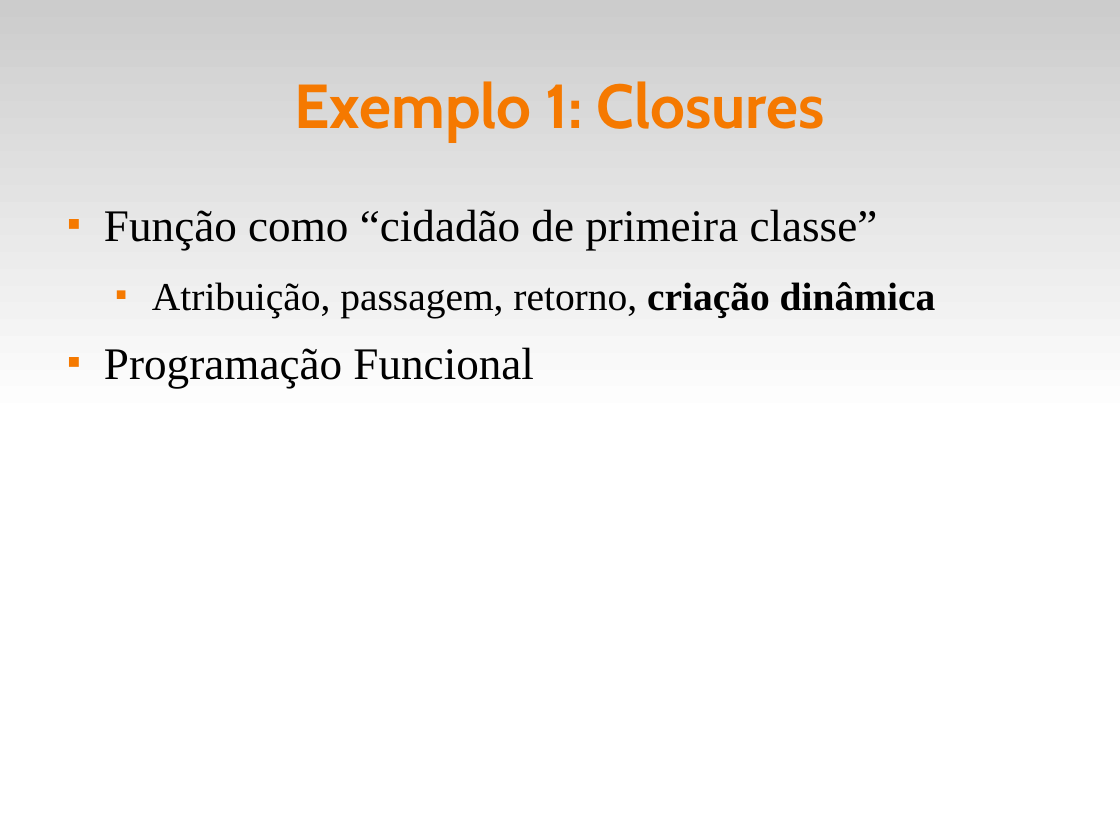
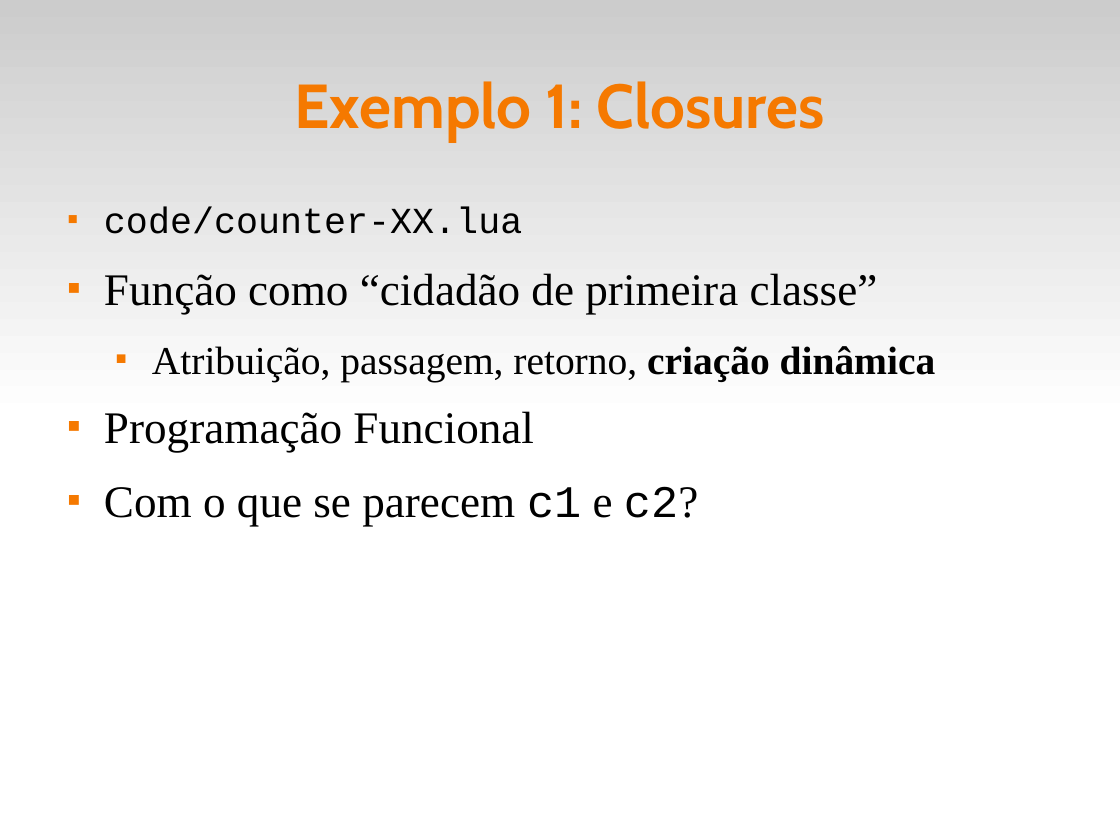
Before and after one commit to fsantanna-uerj/EDL, a slide deck: slide 10 of slides/edl-02.odp. Drawn at 1120x840 pixels with LibreOffice and Linux fonts; fonts in the diff are those of the drawing. Boxes give left, top, right and bottom in pixels: in the first picture for what was removed or moved away, otherwise in the second. Text is boxed around its words. In the diff, an @@ line names an element or a change of style, - is before the commit and + after.

Commit message:
(>) exemplos de edl-02

```diff
--- a/slides/edl-02.odp
+++ b/slides/edl-02.odp
@@ text at (104, 207, 522, 234): paragraph added @@
+■ code/counter-XX.lua
@@ text at (104, 486, 698, 526): paragraph added @@
+■ Com o que se parecem c1 e c2?
```
Also in this commit, not shown: 1 other slide changed, 1 slide added, 7 other files.
